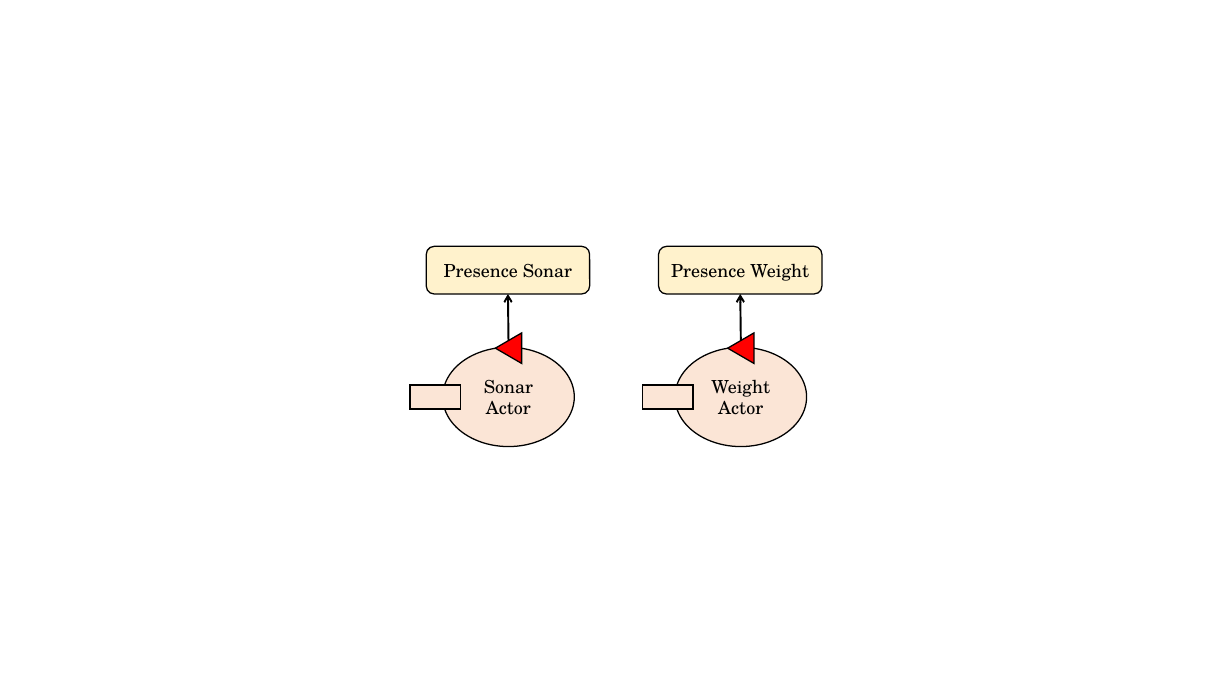
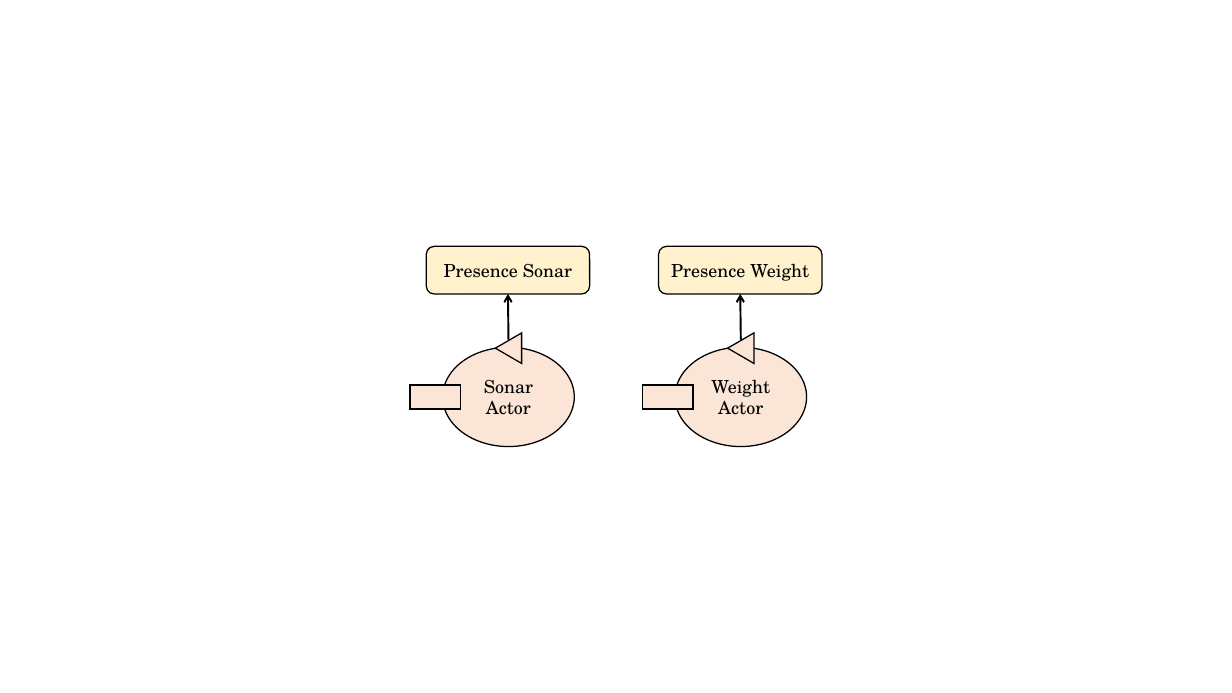
Before and after one commit to JackFantaz/FantazziniGiacomoIss, a slide deck: slide 3 of FinalTask/userDocs/img/final_task_schema.pptx (slide 6 before the commit). Drawn at 1232x693 pixels with LibreOffice and Linux fonts; fonts in the diff are those of the drawing. Boxes give left, top, right and bottom in pixels: in the first picture for what was removed or moved away, otherwise in the second. Text is boxed around its words. In the diff, an @@ line names an element or a change of style, - is before the commit and + after.

```diff
--- a/FinalTask/userDocs/img/final_task_schema.pptx
+++ b/FinalTask/userDocs/img/final_task_schema.pptx
@@ triangle at (496, 333, 522, 364): fill #FF0000 to #FBE5D6 @@
@@ triangle at (728, 333, 754, 364): fill #FF0000 to #FBE5D6 @@
```
Also in this commit, not shown: 3 other slides changed, 1 slide added, 2 slides removed, 1 other file.
